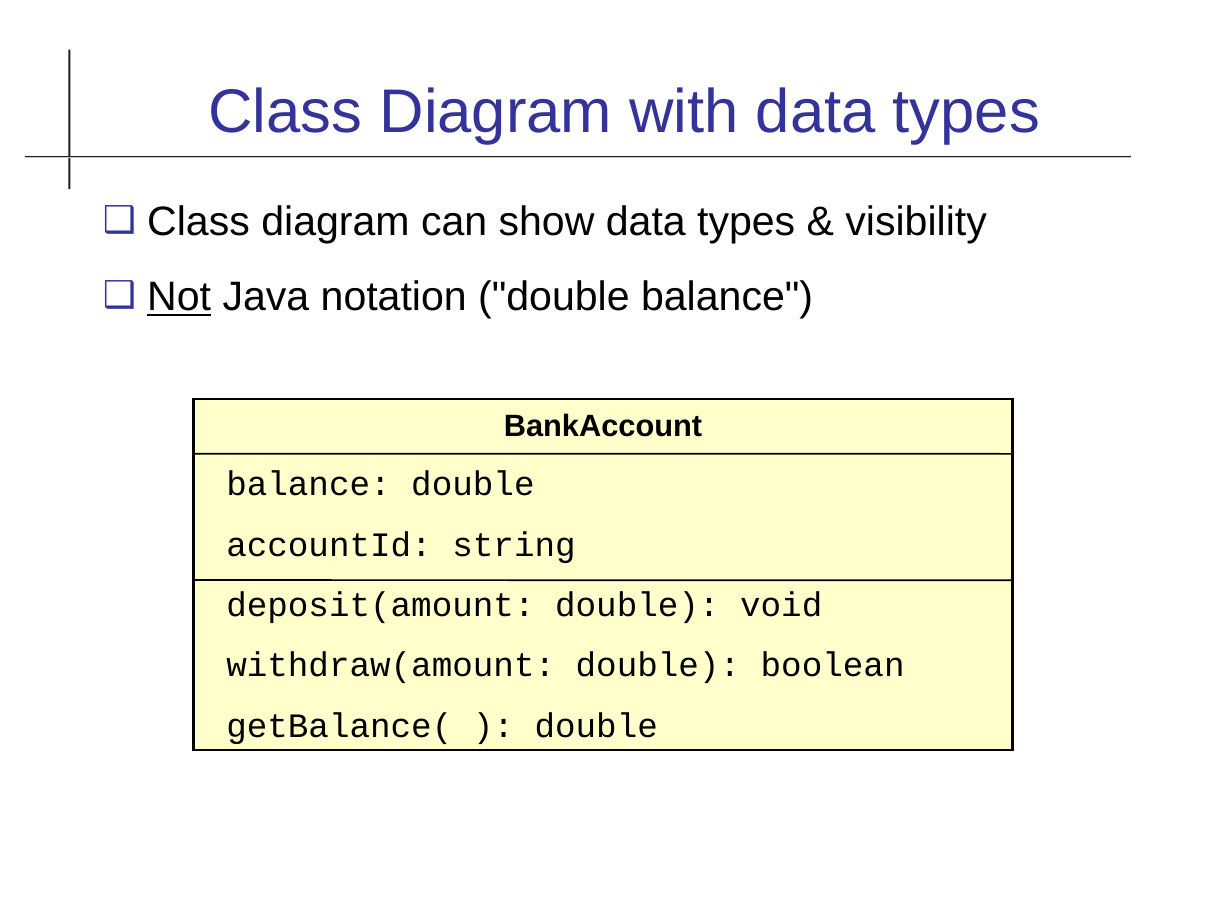
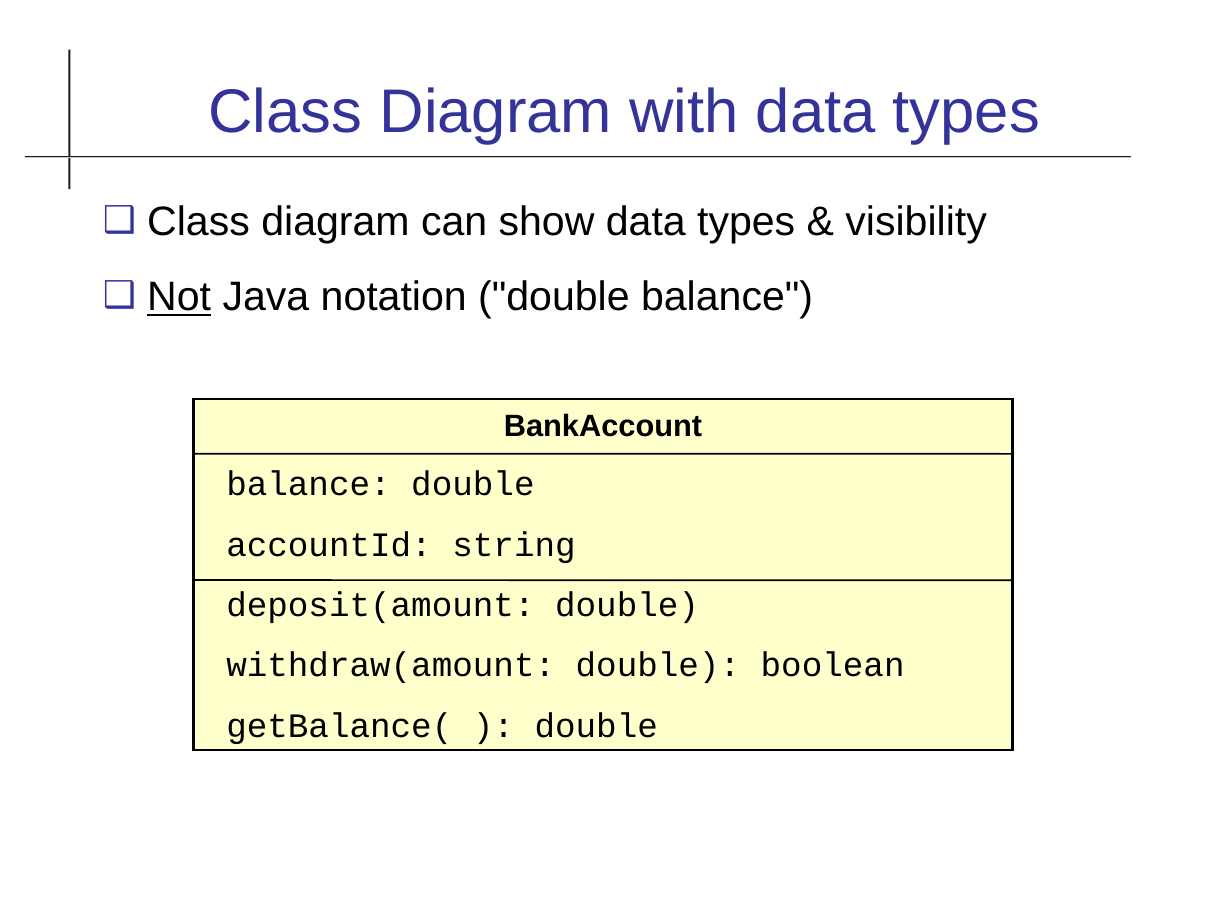
Before and after one commit to cpske/ISP, a slide deck: slide 7 of uml/UML-Class-Diagram.odp (slide 6 before the commit). Drawn at 1232x924 pixels with LibreOffice and Linux fonts; fonts in the diff are those of the drawing. Boxes give left, top, right and bottom in pixels: in the first picture for what was removed or moved away, otherwise in the second. Text is boxed around its words. In the diff, an @@ line names an element or a change of style, - is before the commit and + after.

```diff
--- a/uml/UML-Class-Diagram.odp
+++ b/uml/UML-Class-Diagram.odp
@@ text in rectangle at (226, 591, 699, 623): text changed @@
-deposit(amount: double): void
+deposit(amount: double)
```
Also in this commit, not shown: 8 other slides changed, 2 slides added, 1 other file.
